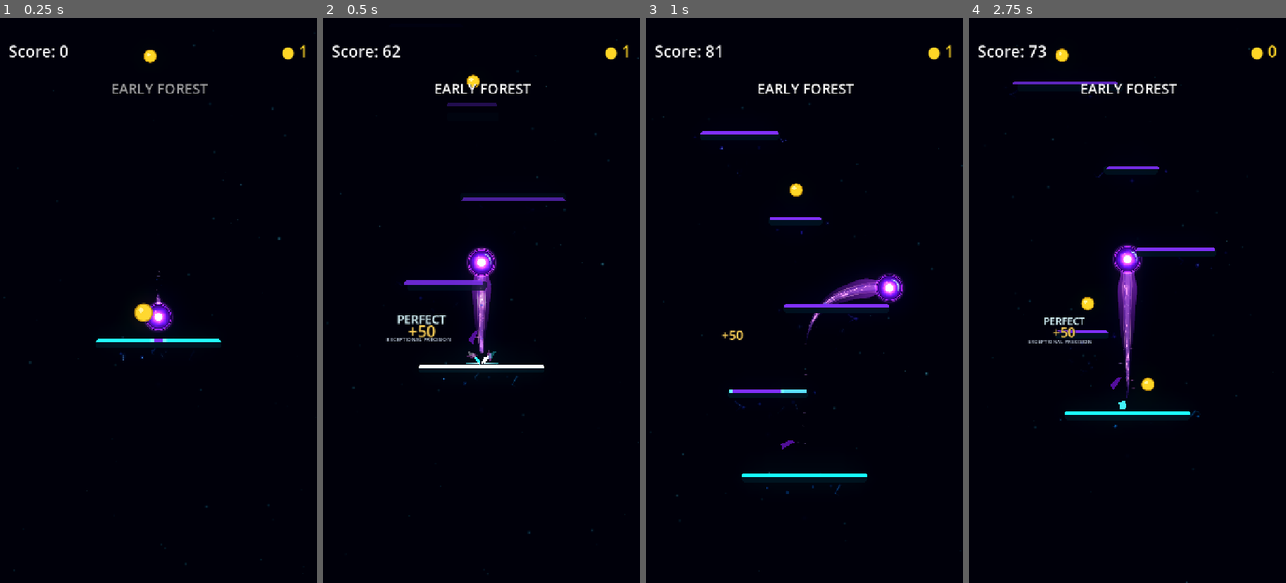
Above: before the commit, frames 1-4 (left to right).
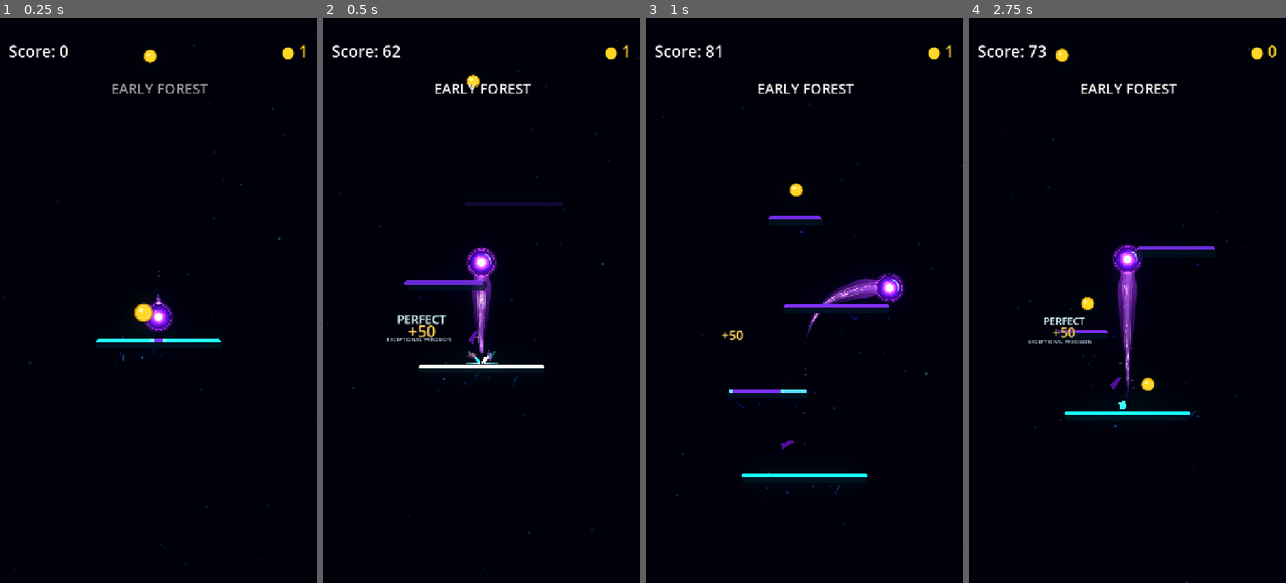
Above: after the commit, the same moments.

Repository: Kryodo/TowerJump
Game: Godot game, scene res://scenes/main.tscn
Two runs of this game, one before a commit and one after it. Both use one fixed random seed, a clock stepped at 60 frames per second and the inputs below.
Inputs (mouse positions are in pixels of both pictures, inside the frame that each line leads up to):
- Up to frame 1 (0.25 s): no input
- Up to frame 2 (0.5 s): no input
- Up to frame 3 (1 s): move the mouse to (788, 413) at 0.52 s; hold Right (ui_right) from 0.53 s (still down); click (788, 413) at 0.67 s
- Up to frame 4 (2.75 s): release Right (ui_right) at 1.25 s; drag from (1222, 385) to (1117, 193) at 1.27 s; click "Nochmal spielen" at 2 s

Frame 1 is identical in both runs. In frame 2, 0.5% of the frame differs, in the area x 39-77%, y 15-34%; in frame 3, 0.2%; in frame 4, 0.5%.

Commit message:
Replace landing batches with continuous proximity assembly frontier

Diff:
--- a/scripts/platform_spawner.gd
+++ b/scripts/platform_spawner.gd
@@ -30,9 +30,12 @@
 @export var camera_path: NodePath
 
 @export_group("Forward Assembly Prototype")
-@export var landing_feedback_controller_path: NodePath = NodePath("../LandingFeedbackController")
-@export_range(1, 8, 1) var assembly_batch_size: int = 4
-@export_range(0.0, 0.20, 0.01) var assembly_stagger: float = 0.065
+## Maximum vertical distance ahead of the ball that may enter construction.
+## Keep this smaller than the combined distance to the second future platform row.
+@export_range(120.0, 300.0, 10.0) var assembly_lookahead_distance: float = 190.0
+## Platforms sharing a height (route branches) are assembled as one frontier group.
+@export_range(0.0, 20.0, 1.0) var assembly_frontier_height_tolerance: float = 8.0
+@export_range(0.0, 0.20, 0.01) var assembly_stagger: float = 0.055
 
 @export var min_gap: float = 130.0        ## Minimaler vertikaler Abstand zwischen Plattformen
 @export var gap_safety_factor: float = 0.85 ## Anteil der maximalen Sprunghöhe, der als Obergrenze genutzt wird
@@ -81,6 +84,7 @@
 }
 
 var _platforms: Array[Node2D] = []
+var _ball: CharacterBody2D
 var _camera: Camera2D
 var _viewport_size: Vector2
 var _highest_y: float = 0.0 ## y-Position der bisher höchsten (kleinster y-Wert) generierten Plattform
@@ -90,7 +94,6 @@
 var _pending_slots: Array[Dictionary] = [] ## Noch nicht materialisierte Slots des aktuellen Patterns
 var _previous_x_fraction: float = 0.5 ## This stores the normalized horizontal position of the last actually placed platform
 var _generator_brain: PlatformGeneratorBrain
-var _landing_feedback_controller: Node = null
 
 func _ready() -> void:
 	_generator_brain = PlatformGeneratorBrain.new(
@@ -108,32 +111,19 @@
 	)
 
 	_viewport_size = get_viewport_rect().size
-	var ball := get_node(ball_path) as CharacterBody2D
+	_ball = get_node(ball_path) as CharacterBody2D
 	_camera = get_node(camera_path) as Camera2D
-
-	_landing_feedback_controller = get_node_or_null(landing_feedback_controller_path)
-	if (
-		_landing_feedback_controller != null
-		and _landing_feedback_controller.has_signal("landing_confirmed")
-	):
-		var landing_callback := Callable(self, "_on_landing_confirmed")
-		if not _landing_feedback_controller.is_connected("landing_confirmed", landing_callback):
-			_landing_feedback_controller.connect("landing_confirmed", landing_callback)
-	else:
-		push_warning(
-			"PlatformSpawner: LandingFeedbackController was not found; forward assembly is disabled."
-		)
 
 	# Erreichbarkeits-Berechnung: aus der Wurfparabel des Balls (v0 = jump_velocity,
 	# a = gravity) folgt die maximal erreichbare Sprunghöhe h = v0^2 / (2 * g).
 	# gap_safety_factor lässt etwas Puffer, damit Lücken bei ungünstigem Timing
 	# trotzdem sicher schaffbar bleiben. Gilt für JEDE Plattform-zu-Plattform-Distanz,
 	# unabhängig davon, welches Pattern sie erzeugt hat (siehe _next_platform_spec()).
-	var max_jump_height: float = (ball.jump_velocity ** 2) / (2.0 * ball.gravity)
+	var max_jump_height: float = (_ball.jump_velocity ** 2) / (2.0 * _ball.gravity)
 	_max_gap = maxf(max_jump_height * gap_safety_factor, min_gap + 40.0)
 
-	_highest_y = ball.global_position.y + 120.0
-	_cursor_x = ball.global_position.x
+	_highest_y = _ball.global_position.y + 120.0
+	_cursor_x = _ball.global_position.x
 
 	for i in pool_size:
 		var p := platform_scene.instantiate() as Node2D
@@ -152,7 +142,7 @@
 			# abweichen, wodurch die Plattform sonst seitlich am Ball vorbei landen kann.
 			# Außerdem immer NORMAL und extra breit, damit der Spielstart garantiert fair
 			# ist. Verbraucht keinen Pattern-Slot.
-			pos = Vector2(ball.global_position.x, _highest_y)
+			pos = Vector2(_ball.global_position.x, _highest_y)
 			type = Platform.PlatformType.NORMAL
 			width_scale = max_width_scale
 			guarantee_coin = false
@@ -168,7 +158,7 @@
 		p.call("spawn_as", type, pos, width_scale, start_assembled)
 		platform_placed.emit(pos, p.call("half_width"), guarantee_coin)
 
-## Updates generator context and recycles platforms during gameplay.
+## Updates generator context, recycles platforms, and advances the visual construction frontier.
 func _process(delta: float) -> void:
 	if _camera == null:
 		return
@@ -189,43 +179,76 @@
 			p.call("spawn_as", spec.type, spec.position, spec.width_scale)
 			platform_placed.emit(spec.position, p.call("half_width"), spec.guarantee_coin)
 
-## A real landing starts a construction wave on the next few unassembled
-## platforms at or above that height. Gameplay coordinates and collision bodies
-## never move; only each platform's child visuals assemble.
-func _on_landing_confirmed(event: Variant) -> void:
-	if not event is LandingEvent:
+	# Assembly is updated after recycling so newly reused platforms participate
+	# in the same frame's distance check, but remain hidden if they are far ahead.
+	_update_forward_assembly()
+
+
+## Continuously move the construction frontier with the ball.
+##
+## Only the nearest future platform height is eligible at any moment. The height
+## scan intentionally includes already-assembled platforms: otherwise the next
+## row would become eligible while the nearer row is still directly ahead, and a
+## second/third row could appear immediately after the first starts assembling.
+## Same-height branches are allowed to assemble together. Physics bodies and
+## their world positions are never animated.
+func _update_forward_assembly() -> void:
+	if _ball == null or not is_instance_valid(_ball):
 		return
-	if event.platform == null or not is_instance_valid(event.platform):
+
+	# The player starts by falling onto the starter platform. Construction begins
+	# only once the automatic jump has actually started moving upward.
+	if _ball.velocity.y >= -1.0:
 		return
-	_begin_forward_assembly_wave(
-		event.platform.global_position.y,
-		event.platform
-	)
-
-
-func _begin_forward_assembly_wave(origin_y: float, landed_platform: Node2D) -> void:
-	var candidates: Array[Node2D] = []
+
+	var frontier_platform: Node2D = null
+	var frontier_distance: float = INF
+
 	for platform in _platforms:
-		if platform == landed_platform:
+		if (
+			platform == null
+			or not is_instance_valid(platform)
+			or not platform.visible
+			or not platform.has_method("is_assembly_pending")
+		):
 			continue
-		# Include same-height branch platforms, but never build behind the ascent.
-		if platform.global_position.y > origin_y + 1.0:
+
+		# Screen Y decreases during ascent. Only platforms above the ball are
+		# ahead; platforms below/behind it never enter this forward frontier.
+		var distance_ahead: float = _ball.global_position.y - platform.global_position.y
+		if distance_ahead < 0.0 or distance_ahead > assembly_lookahead_distance:
 			continue
-		if not platform.has_method("is_assembly_pending"):
+
+		if distance_ahead < frontier_distance:
+			frontier_distance = distance_ahead
+			frontier_platform = platform
+
+	if frontier_platform == null:
+		return
+
+	var frontier_y: float = frontier_platform.global_position.y
+	var frontier_group: Array[Node2D] = []
+	for platform in _platforms:
+		if (
+			platform == null
+			or not is_instance_valid(platform)
+			or not platform.visible
+			or not platform.has_method("is_assembly_pending")
+		):
+			continue
+		if absf(platform.global_position.y - frontier_y) > assembly_frontier_height_tolerance:
 			continue
 		if bool(platform.call("is_assembly_pending")):
-			candidates.append(platform)
-
-	# Smaller world Y means farther upward. Sort by the closest future height
-	# first so the most relevant route assembles before more distant platforms.
-	candidates.sort_custom(
+			frontier_group.append(platform)
+
+	# Deterministic left-to-right ordering makes branch assembly feel like a
+	# single spatial wave instead of an arbitrary pool-order reveal.
+	frontier_group.sort_custom(
 		func(a: Node2D, b: Node2D) -> bool:
-			return a.global_position.y > b.global_position.y
+			return a.global_position.x < b.global_position.x
 	)
-
-	var count: int = mini(maxi(assembly_batch_size, 1), candidates.size())
-	for index in range(count):
-		candidates[index].call(
+	for index in range(frontier_group.size()):
+		frontier_group[index].call(
 			"begin_assembly",
 			maxf(assembly_stagger, 0.0) * float(index)
 		)
